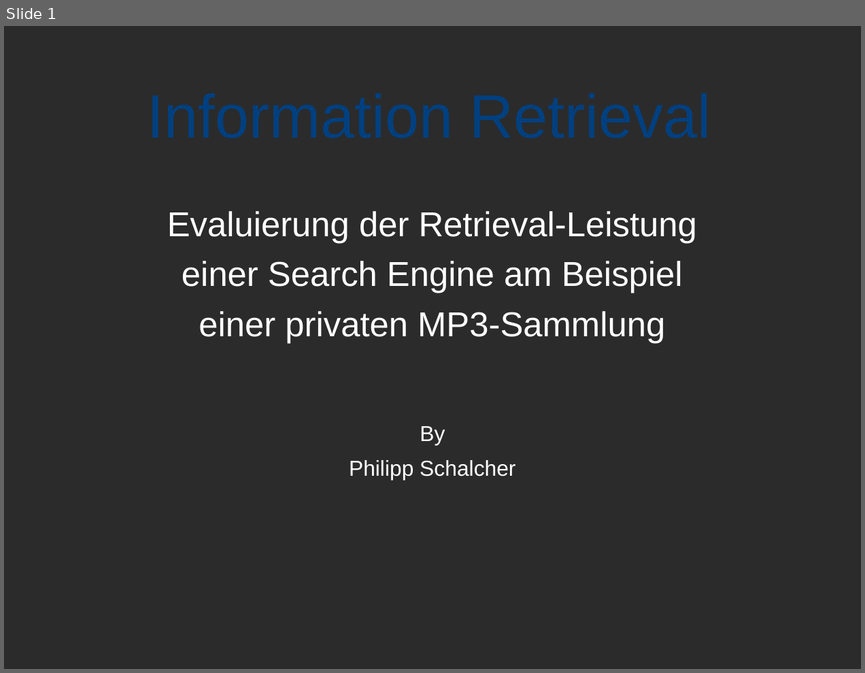
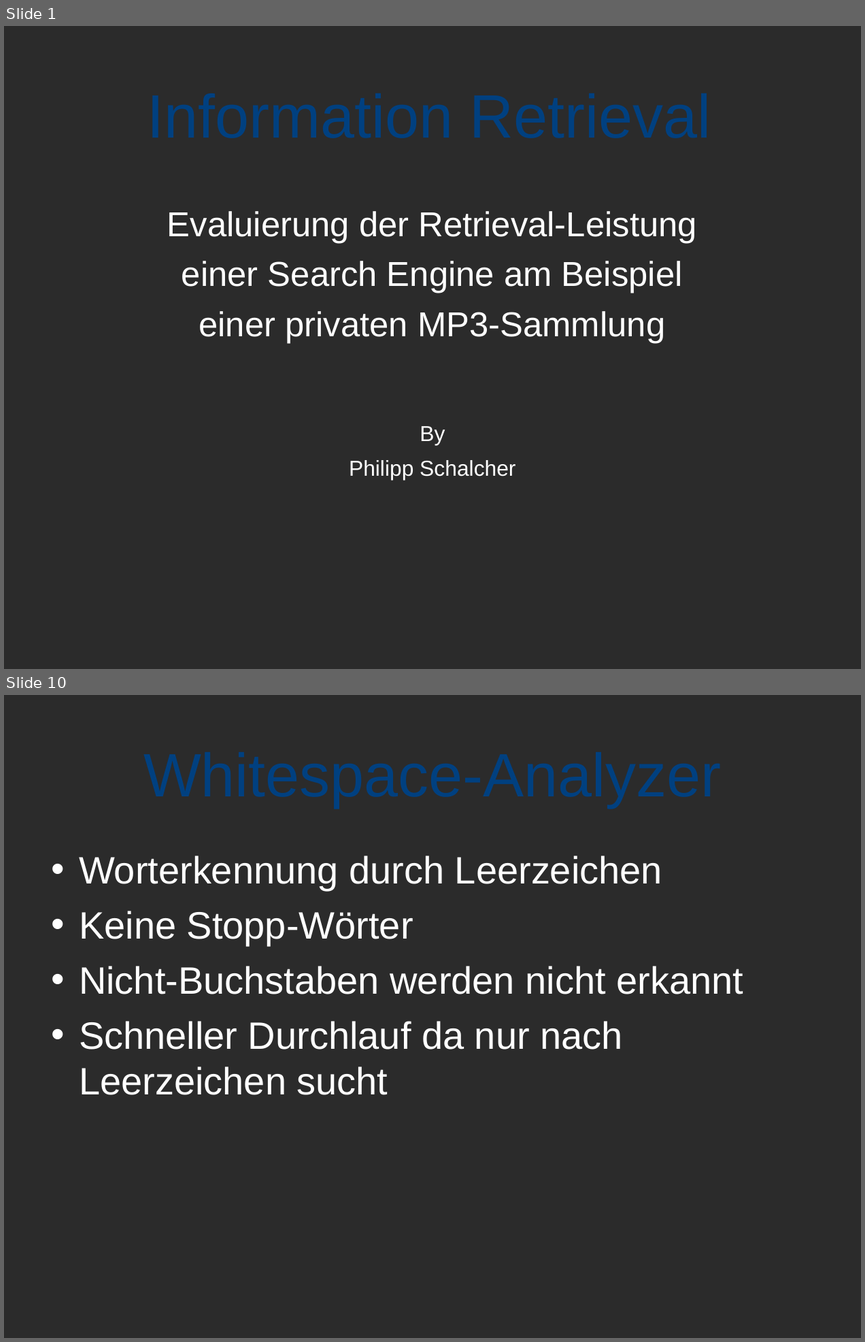
Before and after one commit to spitzbueb/Information_Retrieval, a slide deck: Präsentation/Präsentation.odp. Shown one above the other, each under a label of ours: slide 1 before the commit, slides 1 and 10 after it; the slides between them are not shown. The pictures are 865x673 and 865x1342 pixels, drawn with LibreOffice and Linux fonts; fonts in the diff are those of the drawing; background and template pictures are left out; a plain dark background stands for a picture behind light text. Boxes give left, top, right and bottom in pixels: in the first picture for what was removed or moved away, otherwise in the second. Text is boxed around its words. In the diff, an @@ line names an element or a change of style, - is before the commit and + after.

```diff
--- a/Präsentation/Präsentation.odp
+++ b/Präsentation/Präsentation.odp
@@ slide 10 added at <box>4,695,861,1338</box>, background picture (left out) @@
@@ title added at <box>69,702,797,841</box>, 56.7 pt, text #004080 @@
+Whitespace-Analyzer
@@ text added at <box>79,855,743,1095</box>, 35.3 pt, text #FFFFFF @@
+• Worterkennung durch Leerzeichen
+• Keine Stopp-Wörter
+• Nicht-Buchstaben werden nicht erkannt
+• Schneller Durchlauf da nur nach Leerzeichen sucht
```
Also in this commit, not shown: 1 slide changed, 16 other slides added.
